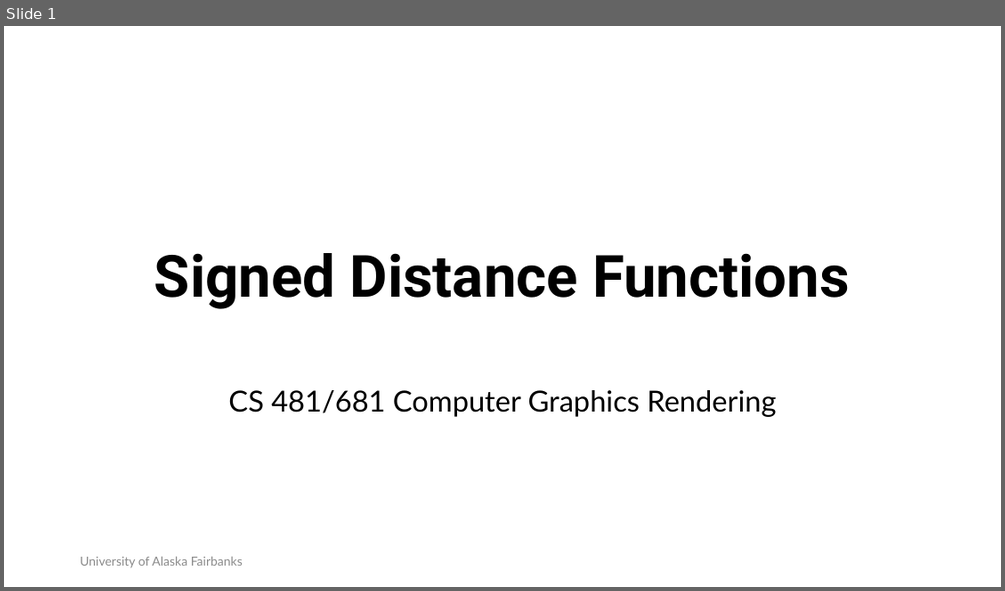
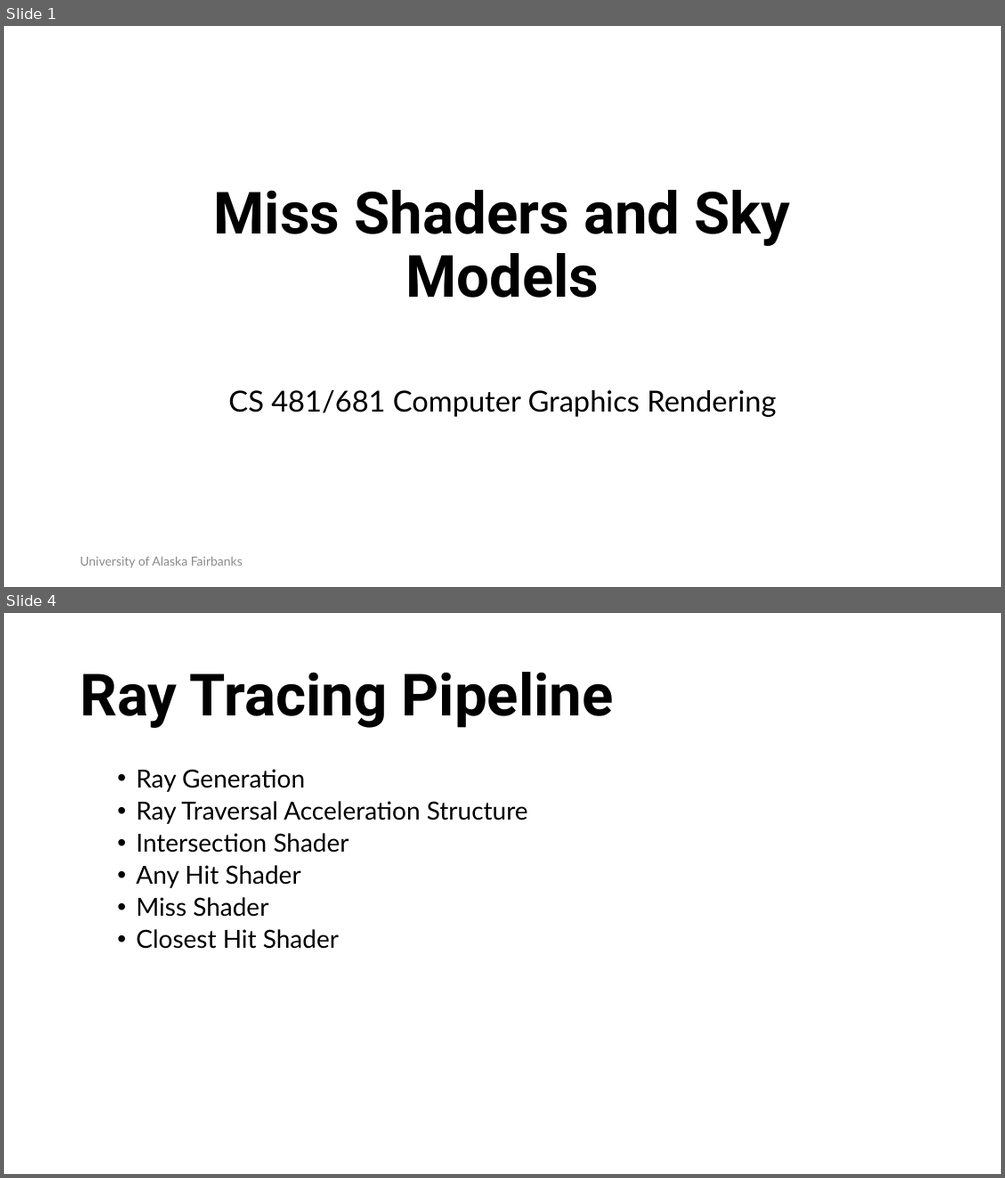
Before and after one commit to RahidZaman/cs481681-cgr, a slide deck: slides/pptx/week04.pptx. Shown one above the other, each under a label of ours: slide 1 before the commit, slides 1 and 4 after it; the slides between them are not shown. The pictures are 1005x591 and 1005x1178 pixels, drawn with LibreOffice and Linux fonts; fonts in the diff are those of the drawing; background and template pictures are left out. Boxes give left, top, right and bottom in pixels: in the first picture for what was removed or moved away, otherwise in the second. Text is boxed around its words. In the diff, an @@ line names an element or a change of style, - is before the commit and + after.

```diff
--- a/slides/pptx/week04.pptx
+++ b/slides/pptx/week04.pptx
@@ slide 4 added at [4, 613, 1001, 1174], background #FFFFFF @@
@@ title added at [80, 672, 614, 728], 56 pt, text #000000, bold @@
+Ray Tracing Pipeline
@@ text added at [136, 769, 528, 949], 24 pt, text #000000 @@
+  • Ray Generation
+  • Ray Traversal Acceleration Structure
+  • Intersection Shader
+  • Any Hit Shader
+  • Miss Shader
+  • Closest Hit Shader
@@ slide 1 changed as well @@
@@ title at [214, 190, 791, 297]: text changed @@
-Signed Distance Functions
+Miss Shaders and Sky Models
```
Also in this commit, not shown: 1 other slide changed, 13 other slides added, 2 slides removed, 40 other files.
